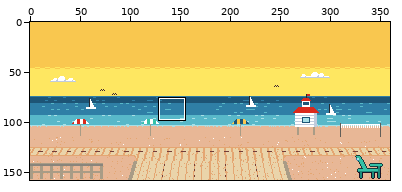
Two versions of one pixel-art file, art/backdrops/backdrop-the-beaches.aseprite. The first picture is a wide view before the edit; the outline marks the close-up.
Close-up. As it was:
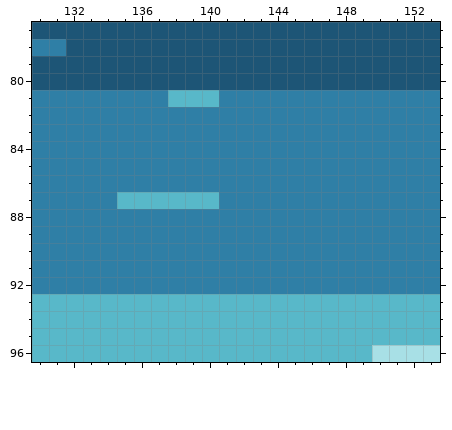
360x158 pixels, 1 frame. Shown: x 130..153, y 77..96. The commit also changed other parts of the picture, which this record leaves out.
The result:
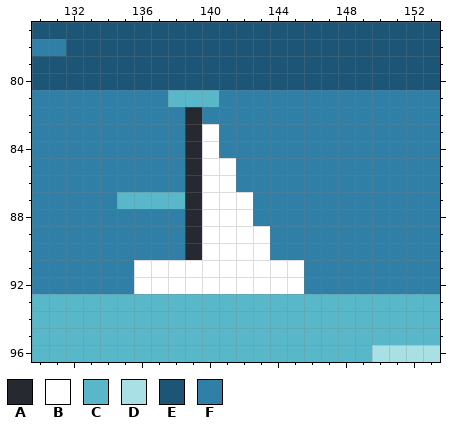
Palette (. is transparent): A #26292f  B #ffffff  C #58b8c9  D #a8e0e6  E #1d5576  F #2f7fa6
What changed:
Colour A replaces colour C in row 87 at x 139.
Colour A replaces colour F in rows 82 to 86 at x 139; in rows 88 to 90 at x 139.
Colour B replaces colour C in row 87 at x 140.
Colour B replaces colour F in rows 83 to 84 at x 140; in rows 85 to 86 at x 140 to 141; in row 87 at x 141 to 142; in row 88 at x 140 to 142; in rows 89 to 90 at x 140 to 143; in rows 91 to 92 at x 136 to 145.
